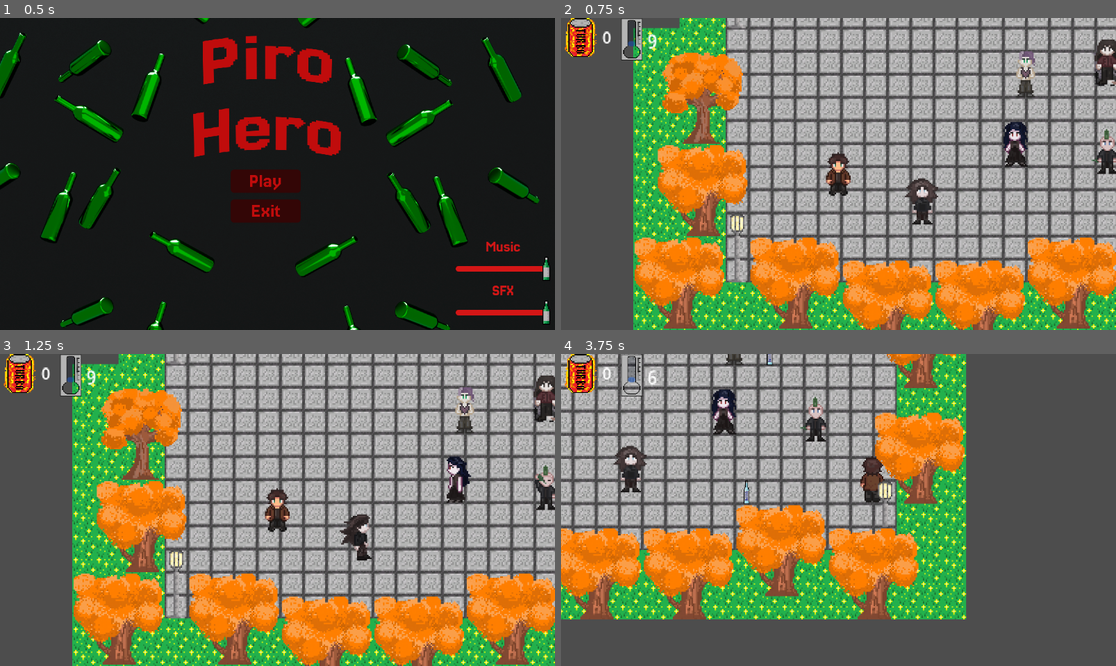
Above: before the commit, frames 1-4 (two rows, left to right).
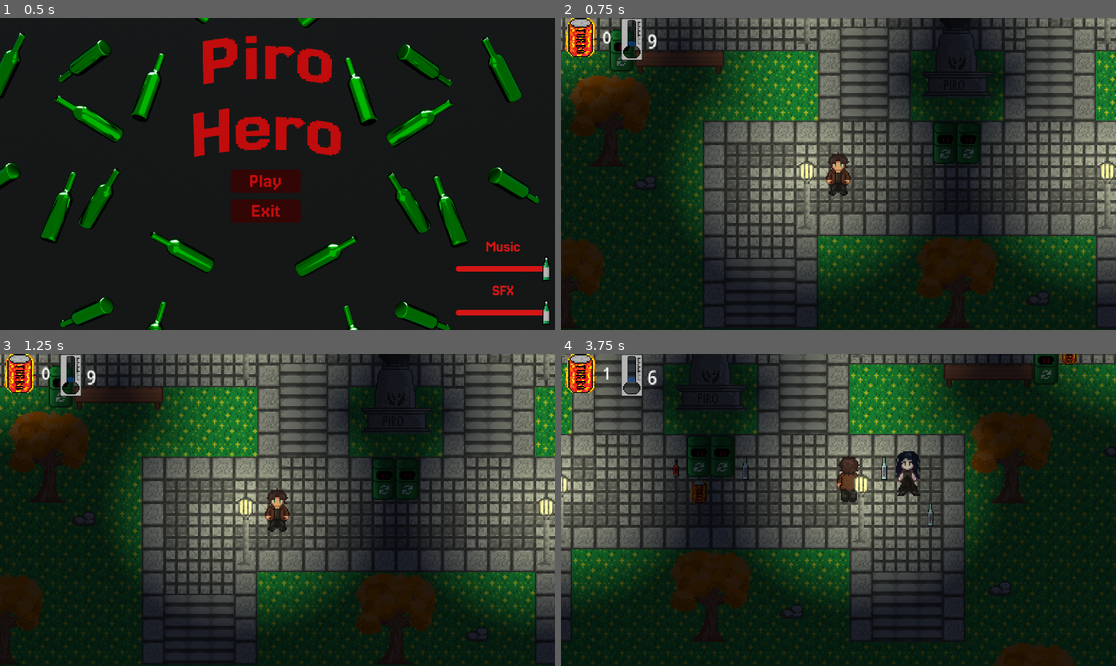
Above: after the commit, the same moments.

Repository: KirillMitjurin/gamejam2025scratch
Game: Godot game, scene res://scenes/start_menu.tscn
The game is run twice, just before and just after one commit, with the same random seed, the same clock (stepped at 60 frames per second) and the same inputs. Sound files missing from this copy of the repository are replaced by a short silence.
Inputs (mouse positions are in pixels of both pictures, inside the frame that each line leads up to):
- Up to frame 1 (0.5 s): no input
- Up to frame 2 (0.75 s): click "Play" at 0.5 s
- Up to frame 3 (1.25 s): no input
- Up to frame 4 (3.75 s): tap Enter at 1.25 s; move the mouse to (960, 494) at 1.27 s; hold Right (ui_right) 1.28-2.03 s; move the mouse to (727, 525) at 2.02 s; hold Down (ui_down) 2.03-2.78 s; move the mouse to (894, 441) at 2.77 s; hold Right (ui_right) 2.78-3.53 s; move the mouse to (810, 572) at 3.52 s; hold Up (ui_up) from 3.53 s (still down)

Frame 1 is identical in both runs. In frame 2, 96% of the frame differs, in the area x 0-100%, y 0-100%; in frame 3, 96%; in frame 4, 97%.

Commit message:
monekying around

Diff:
--- a/scenes/main.tscn
+++ b/scenes/main.tscn
@@ -84,7 +84,6 @@
 [node name="CanvasLayer" type="CanvasLayer" parent="."]
 
 [node name="PlayerHud" parent="CanvasLayer" instance=ExtResource("6_eb6dy")]
-visible = false
 
 [node name="PauseMenu" parent="CanvasLayer" instance=ExtResource("7_trceg")]
 visible = false
--- a/scenes/shopUI.gd
+++ b/scenes/shopUI.gd
@@ -11,5 +11,5 @@
 	label_money.text = "Bottles: %d" %PlayerData.bottles
 
 func _on_close_button_pressed():
-	get_tree().change_scene_to_file("res://scenes/player_test.tscn")
+	get_tree().change_scene_to_file("res://scenes/main.tscn")
 	hide()
--- a/scenes/start_menu.gd
+++ b/scenes/start_menu.gd
@@ -2,7 +2,7 @@
 
 
 func _on_play_pressed() -> void:
-	get_tree().change_scene_to_file("res://scenes/player_test.tscn")
+	get_tree().change_scene_to_file("res://scenes/main.tscn")
 
 
 func _on_exit_pressed() -> void:
Not shown: 1 places in scenes/main.tscn that only renumber resources
